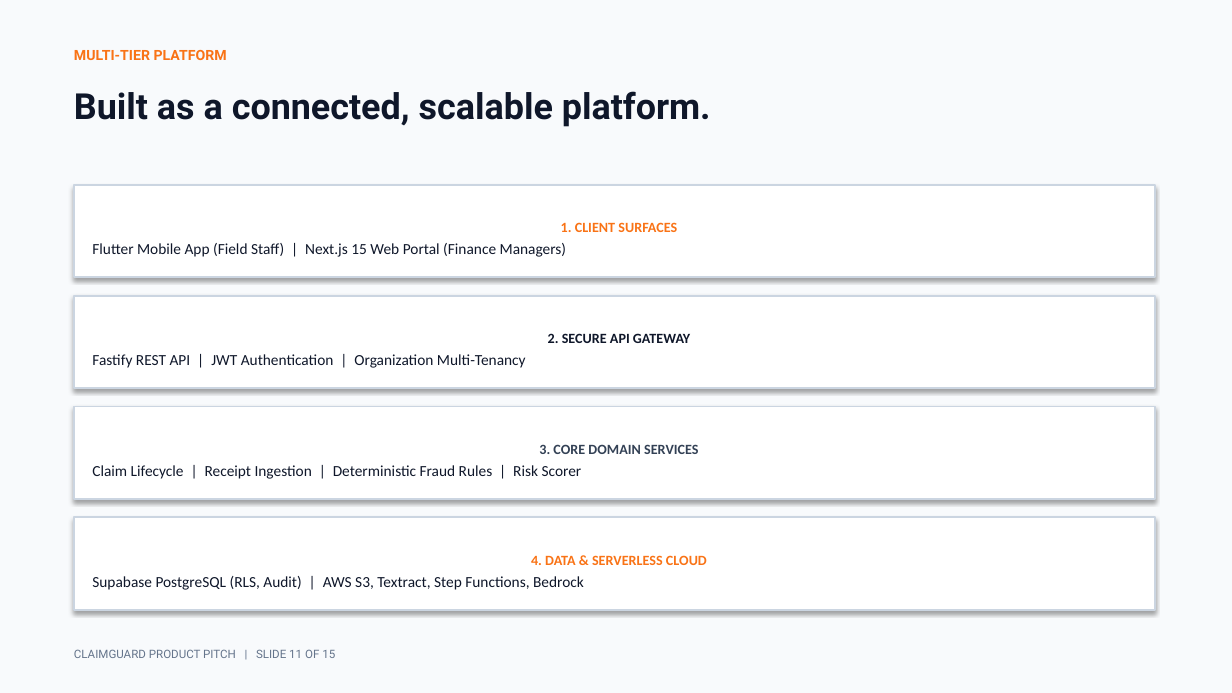
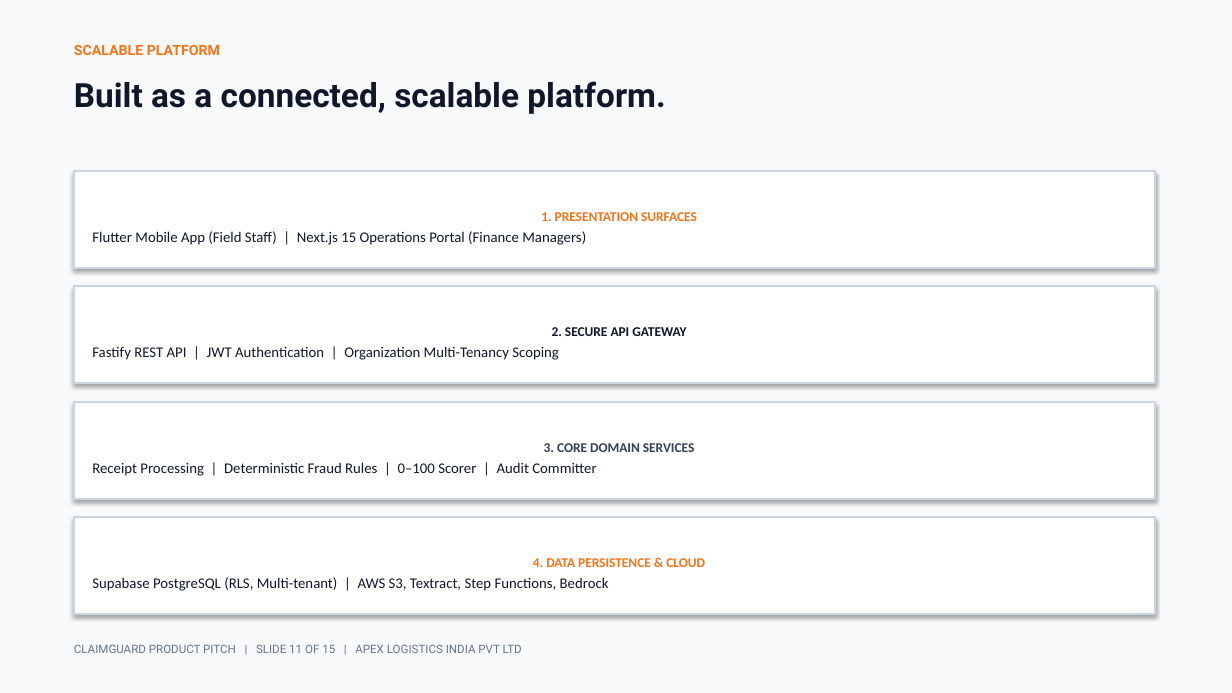
Before and after one commit to sgk18/Claim_guard, a slide deck: slide 11 of ClaimGuard_Product_Pitch.pptx. Drawn at 1232x693 pixels with LibreOffice and Linux fonts; fonts in the diff are those of the drawing. Boxes give left, top, right and bottom in pixels: in the first picture for what was removed or moved away, otherwise in the second. Text is boxed around its words. In the diff, an @@ line names an element or a change of style, - is before the commit and + after.

Commit message:
feat: add HTML product pitch presentation and PPTX generation script

```diff
--- a/ClaimGuard_Product_Pitch.pptx
+++ b/ClaimGuard_Product_Pitch.pptx
@@ text at box(74, 45, 220, 55): text changed @@
-MULTI-TIER PLATFORM
+SCALABLE PLATFORM
@@ text "Built as a connected, scalable ...": place and size @@
-text "Built as a connected, scalable ..." at box(74, 91, 711, 127)
+text "Built as a connected, scalable ..." at box(74, 81, 665, 114)
@@ text "Built as a connected, scalable ..." at box(74, 81, 665, 114): size 28 to 26 pt @@
@@ rectangle "1. PRESENTATION SURFACES": place and size @@
-rectangle "1. PRESENTATION SURFACES" at box(74, 185, 1155, 277)
+rectangle "1. PRESENTATION SURFACES" at box(74, 171, 1155, 268)
@@ text in rectangle at box(92, 212, 697, 245): text changed; size 12 to 11.5 pt @@
-1. CLIENT SURFACES
-Flutter Mobile App (Field Staff) | Next.js 15 Web Portal (Finance Managers)
+1. PRESENTATION SURFACES
+Flutter Mobile App (Field Staff) | Next.js 15 Operations Portal (Finance Managers)
@@ rectangle "2. SECURE API GATEWAY": place and size @@
-rectangle "2. SECURE API GATEWAY" at box(74, 296, 1155, 388)
+rectangle "2. SECURE API GATEWAY" at box(74, 287, 1155, 384)
@@ text in rectangle at box(552, 327, 686, 336): size 11 to 10.5 pt in "2. SECURE API GATEWAY" @@
@@ text in rectangle at box(92, 346, 559, 360): text changed; size 12 to 11.5 pt @@
-Fastify REST API | JWT Authentication | Organization Multi-Tenancy
+Fastify REST API | JWT Authentication | Organization Multi-Tenancy Scoping
@@ rectangle "3. CORE DOMAIN SERVICES": place and size @@
-rectangle "3. CORE DOMAIN SERVICES" at box(74, 407, 1155, 499)
+rectangle "3. CORE DOMAIN SERVICES" at box(74, 402, 1155, 499)
@@ text in rectangle at box(544, 443, 695, 452): size 11 to 10.5 pt in "3. CORE DOMAIN SERVICES" @@
@@ text in rectangle at box(92, 462, 596, 476): text changed; size 12 to 11.5 pt @@
-Claim Lifecycle | Receipt Ingestion | Deterministic Fraud Rules | Risk Scorer
+Receipt Processing | Deterministic Fraud Rules | 0–100 Scorer | Audit Committer
@@ rectangle "4. DATA PERSISTENCE & CLOUD": place and size @@
-rectangle "4. DATA PERSISTENCE & CLOUD" at box(74, 518, 1155, 610)
+rectangle "4. DATA PERSISTENCE & CLOUD" at box(74, 518, 1155, 615)
@@ text in rectangle at box(92, 558, 705, 591): text changed; size 12 to 11.5 pt @@
-4. DATA & SERVERLESS CLOUD
-Supabase PostgreSQL (RLS, Audit) | AWS S3, Textract, Step Functions, Bedrock
+4. DATA PERSISTENCE & CLOUD
+Supabase PostgreSQL (RLS, Multi-tenant) | AWS S3, Textract, Step Functions, Bedrock
@@ text at box(74, 644, 522, 653): text changed @@
-CLAIMGUARD PRODUCT PITCH | SLIDE 11 OF 15
+CLAIMGUARD PRODUCT PITCH | SLIDE 11 OF 15 | APEX LOGISTICS INDIA PVT LTD
```
Also in this commit, not shown: 14 other slides changed, 2 other files.
